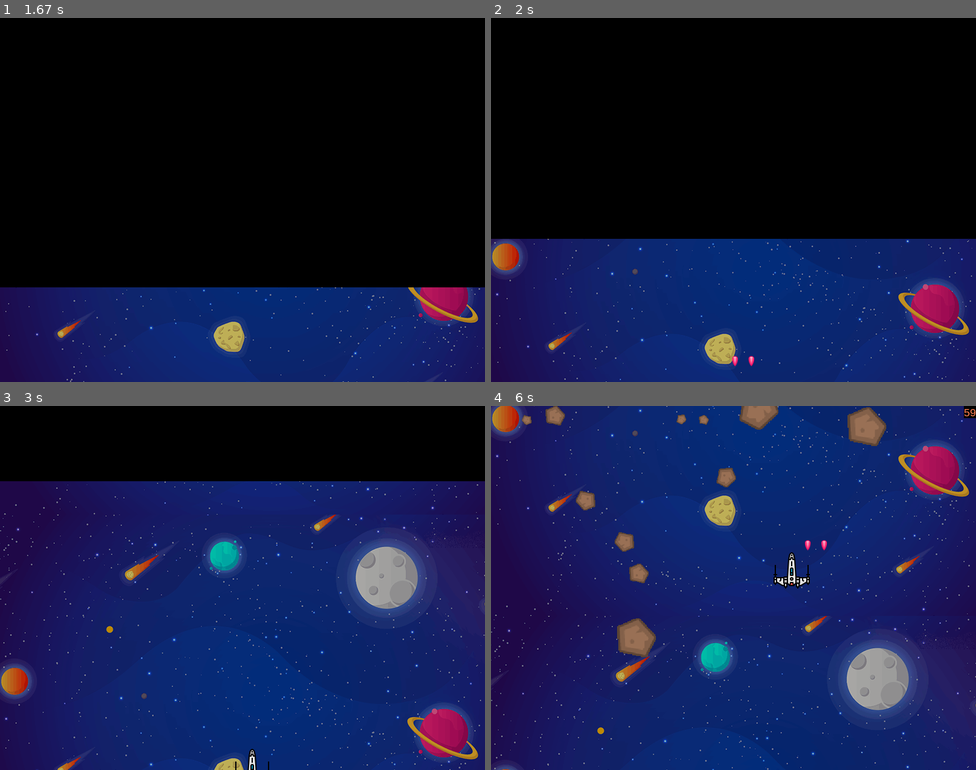
Above: before the commit, frames 1-4 (two rows, left to right).
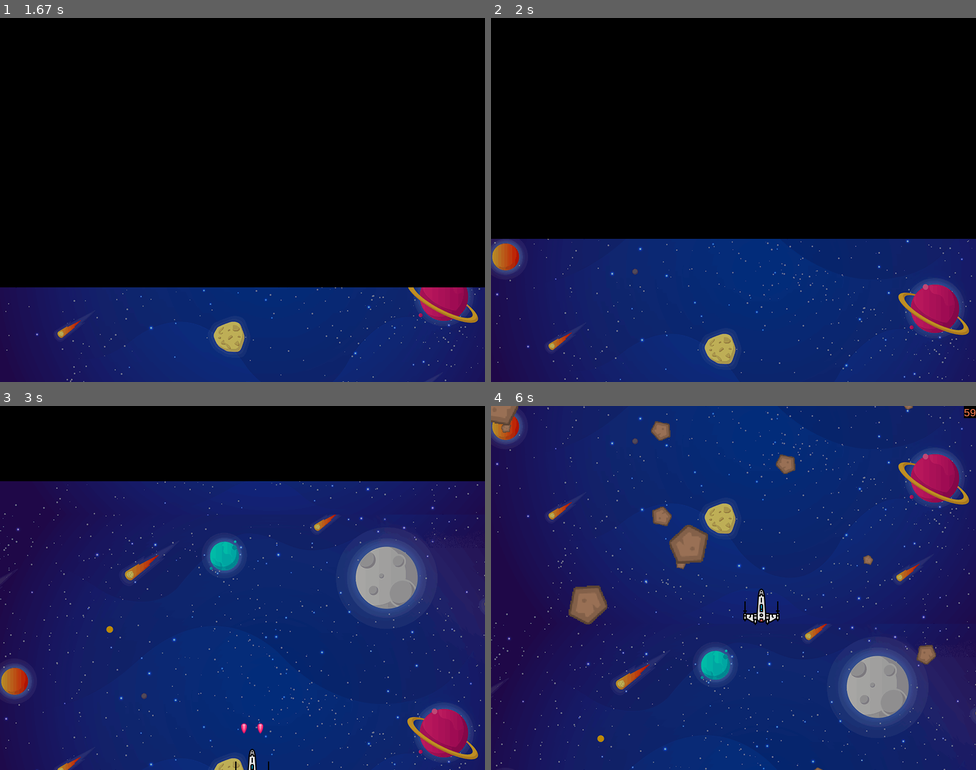
Above: after the commit, the same moments.

Repository: blamerra/pySpaceInvaders
Game: pygame game, started from main.py
Same seed, same stepped clock (60 frames per second), same inputs: the game is played once before the commit and once after it.
Inputs:
- Up to frame 1 (1.67 s): tap W at 0.33 s
- Up to frame 2 (2 s): tap Space at 1.67 s
- Up to frame 3 (3 s): no input
- Up to frame 4 (6 s): hold W 3-3.47 s; hold Right 4-4.47 s; hold Up 4.5-4.8 s; tap Space at 4.57, 4.9, 5.2, 5.4, 5.7, 5.97 s; hold Right 4.83-5.3 s; hold Left 5.33-5.87 s; hold Down from 5.9 s (still down)

Frame 1 is identical in both runs. In frame 2, less than 0.1% of the frame differs, in the area x 49-55%, y 92-96%; in frame 3, less than 0.1%; in frame 4, 11%, in the area x 0-100%, y 0-100%.

Commit message:
ammo class

Diff:
--- a/classes/ammo.py
+++ b/classes/ammo.py
@@ -1,8 +1,11 @@
+import pygame
+
+
 class Ammo:
     def __init__(self, name, image, sound, sound_volume, speed, speed_increase):
         self.name = name
-        self.image = image
-        self.sound = sound
-        self.sound_volume = sound_volume
+        self.image = pygame.image.load(image).convert_alpha()
+        self.sound = pygame.mixer.Sound(sound)
+        self.sound.set_volume(sound_volume)
         self.speed = speed
         self.speed_increase = speed_increase
--- a/game.py
+++ b/game.py
@@ -8,6 +8,7 @@
 from sprites.frontend import Frontend
 from sprites.meteor import Meteor
 from sprites.player import Player
+
 
 class Game:
     """Overall class to manage game assets and behavior."""
@@ -77,14 +78,16 @@
         for event in pygame.event.get():
             if event.type == pygame.QUIT:
                 self.running = 0
-        '''
+
             if event.type == pygame.KEYDOWN:
+                if event.key == self.SETTINGS.shortcut_ammo_change:
+                    self.bullet.ammo_change()
                 if event.key == self.SETTINGS.shortcut_pause:
                     self.pause = not self.pause
                 # if event.key == self.SETTINGS.shortcut_fire:
                     # self.bullet.fire(self.player.rect.x, self.player.rect.y)
                   #   self.bullet.fire(300, 200)
-        '''
+
         # Revisar si es necesario esta instruccion
         # pygame.event.pump()
     def run_logic(self):
--- a/settings.py
+++ b/settings.py
@@ -1,5 +1,5 @@
 import pygame
-from classes.ammo import Ammo
+
 
 class Settings:
     """A class to store all settings."""
@@ -56,9 +56,13 @@
         self.bullet_speed_increase = 0  # 0.03 para torpedo 0 para laser
         self.shortcut_fire = pygame.K_SPACE
 
-        self.bullet_ammo = []
-        self.bullet_ammo.append(Ammo('laser', "media/img/bullet_laser.png", "media/sound/bullet_laser.wav", 0.5, 15, 0))
-        self.bullet_ammo.append(Ammo('torpedo', "media/img/bullet_torpedo.png", "media/sound/bullet_torpedo.wav", 1, 1, 0.1))
+        # Ammo used for bullets
+        self.ammo_laser_image = "media/img/bullet_laser.png"
+        self.ammo_laser_sound = "media/sound/bullet_laser.wav"
+        self.ammo_torpedo_image = "media/img/bullet_torpedo.png"
+        self.ammo_torpedo_sound = "media/sound/bullet_torpedo.wav"
+        self.shortcut_ammo_change = pygame.K_w
+
 
         # Meteor
         self.meteor_image = "media/img/meteor.png"
--- a/sprites/bullet.py
+++ b/sprites/bullet.py
@@ -1,5 +1,6 @@
 import pygame
 from settings import Settings
+from classes.ammo import Ammo
 
 
 class Bullet(pygame.sprite.Sprite):
@@ -11,6 +12,29 @@
 
     def __init__(self):
         super().__init__()
+        self.sound = None
+        self.speed = None
+        self.speed_increase = None
+        self.status = self.STATUS_READY
+
+        self.ammo_list = []
+        self.ammo_list.append(
+                Ammo('laser', self.SETTINGS.ammo_laser_image, self.SETTINGS.ammo_laser_sound, 0.5, 15, 0)
+            )
+        self.ammo_list.append(
+                Ammo('torpedo', self.SETTINGS.ammo_torpedo_image, self.SETTINGS.ammo_torpedo_sound, 1, 1, 0.03)
+            )
+
+        self.ammo_active = self.AMMO_LASER
+        self.sound_channel = pygame.mixer.find_channel()
+        self._update_ammo(self.ammo_active)
+        self.rect.x = 0
+        self.rect.y = -self.rect.height  # ocultamos la imagen fuera de la pantalla
+
+
+
+
+        '''
         self.image = pygame.image.load(self.SETTINGS.bullet_image).convert_alpha()
         self.sound = pygame.mixer.Sound(self.SETTINGS.bullet_sound)
         self.sound.set_volume(self.SETTINGS.bullet_sound_volume)
@@ -20,7 +44,10 @@
         self.rect.x = 0
         self.rect.y = -self.rect.height  # ocultamos la imagen fuera de la pantalla
         self.speed = self.SETTINGS.bullet_speed
-        self.status = 0
+        self.status = self.STATUS_READY
+
+        self.speed_increase = 0
+        '''
 
     def fire(self, x, y):
         if self.status == self.STATUS_READY:
@@ -34,13 +61,32 @@
             self.status = self.STATUS_FIRED
         else:
             pass
+
+    def _update_ammo(self, ammo_type):
+        self.image = self.ammo_list[ammo_type].image
+        self.rect = self.image.get_rect()
+        self.sound = self.ammo_list[ammo_type].sound
+        self.speed = self.ammo_list[ammo_type].speed
+        self.speed_increase = self.ammo_list[ammo_type].speed_increase
+
+    def ammo_change(self):
+        if self.ammo_active == self.AMMO_LASER:
+            self.ammo_active = self.AMMO_TORPEDO
+        else:
+            self.ammo_active = self.AMMO_LASER
+
+        self.image = self.ammo_list[self.ammo_active].image
+        self.sound = self.ammo_list[self.ammo_active].sound
+        self.speed = self.ammo_list[self.ammo_active].speed
+        self.speed_increase = self.ammo_list[self.ammo_active].speed_increase
+
     def set_ready_status(self):
         self.status = self.STATUS_READY
         self.rect.y = -self.rect.height
-        self.speed = self.SETTINGS.bullet_speed
+        self.speed = self.ammo_list[self.ammo_active].speed
 
     def move(self):
-        self.speed += self.speed * self.SETTINGS.bullet_speed_increase
+        self.speed += self.speed * self.speed_increase
         self.rect.y -= self.speed
 
     def update(self):
